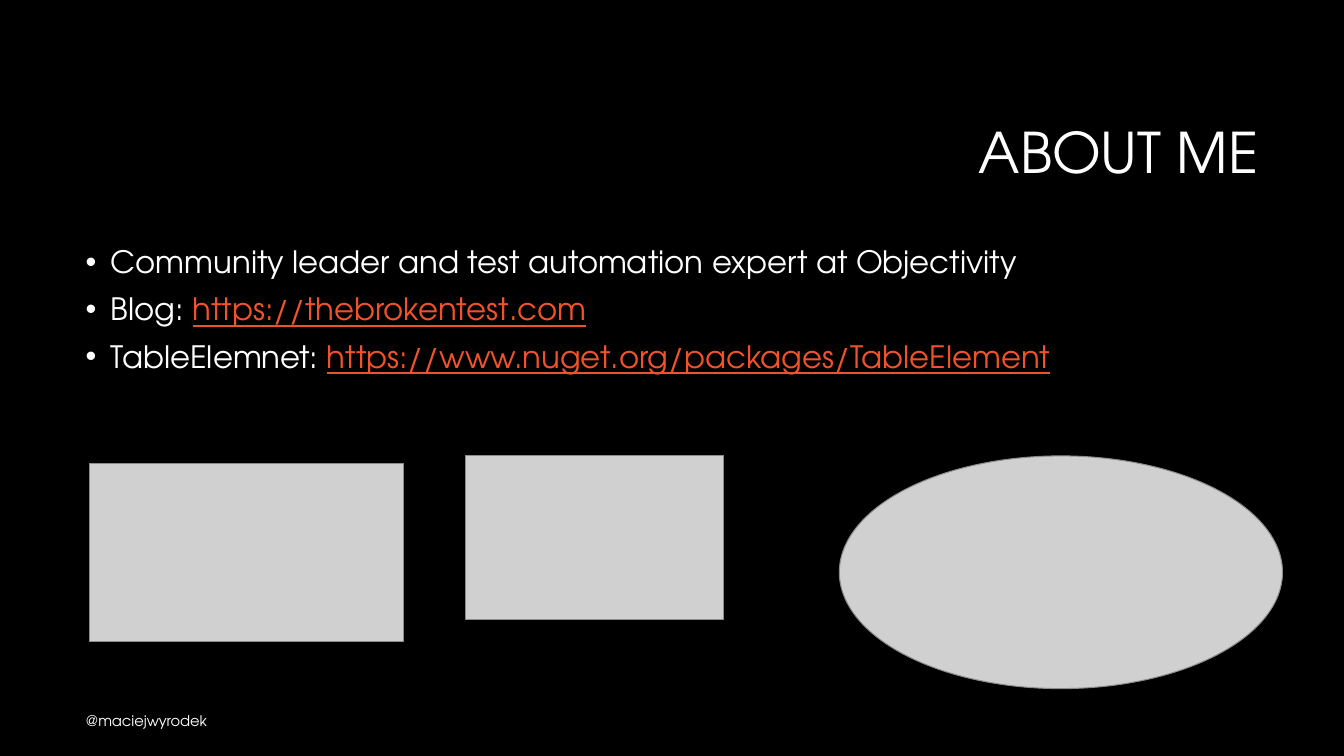
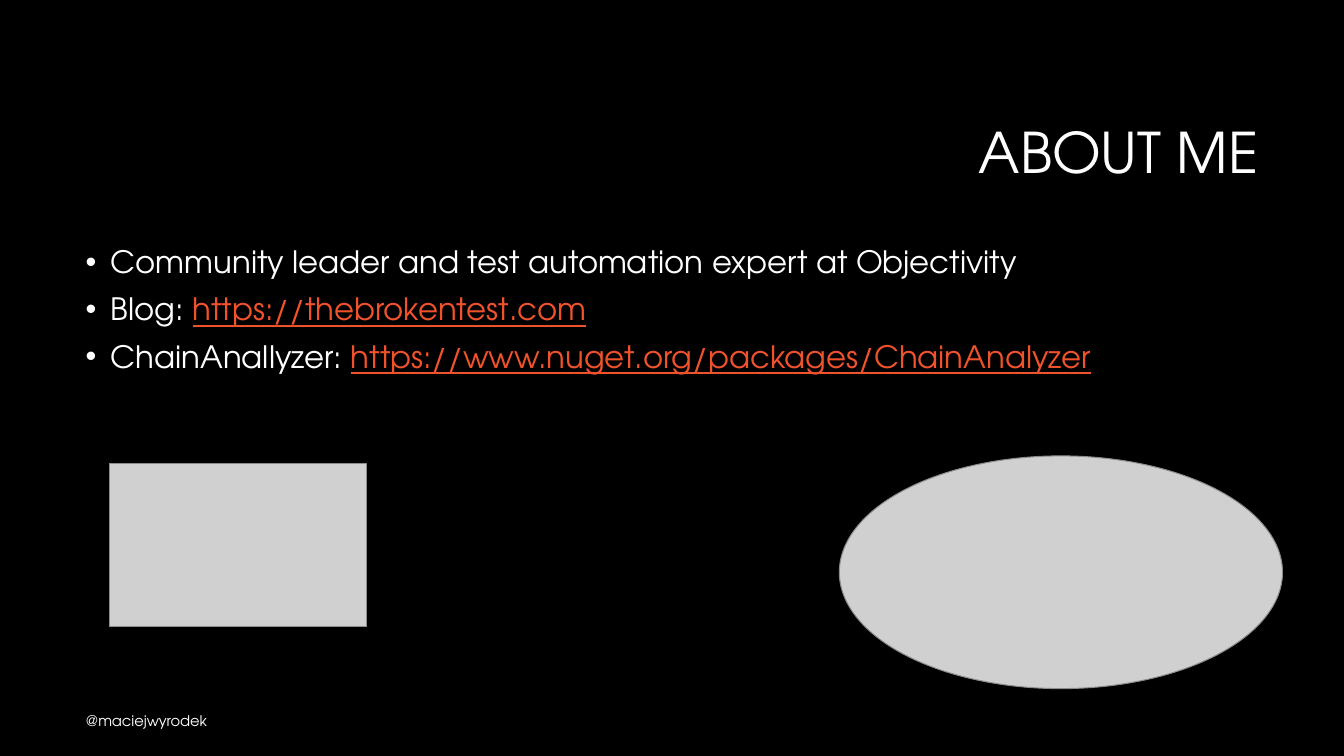
Before and after one commit to mwyrodek/SeleniumPresentation, a slide deck: slide 2 of docs/selenium.pptx. Drawn at 1344x756 pixels with LibreOffice and Linux fonts; fonts in the diff are those of the drawing; grey boxes stand for pictures; background and template pictures are left out. Boxes give left, top, right and bottom in pixels: in the first picture for what was removed or moved away, otherwise in the second. Text is boxed around its words. In the diff, an @@ line names an element or a change of style, - is before the commit and + after.

```diff
--- a/docs/selenium.pptx
+++ b/docs/selenium.pptx
@@ text at (111, 345, 1091, 375): text changed @@
-• TableElemnet: https://www.nuget.org/packages/TableElement
+• ChainAnallyzer: https://www.nuget.org/packages/ChainAnalyzer
@@ picture removed at (90, 464, 403, 641) @@
@@ picture: place and size @@
-picture at (466, 456, 723, 619)
+picture at (109, 464, 366, 627)
```
Also in this commit, not shown: 8 other slides changed, 4 slides added, 1 slide removed, 1 other file.
